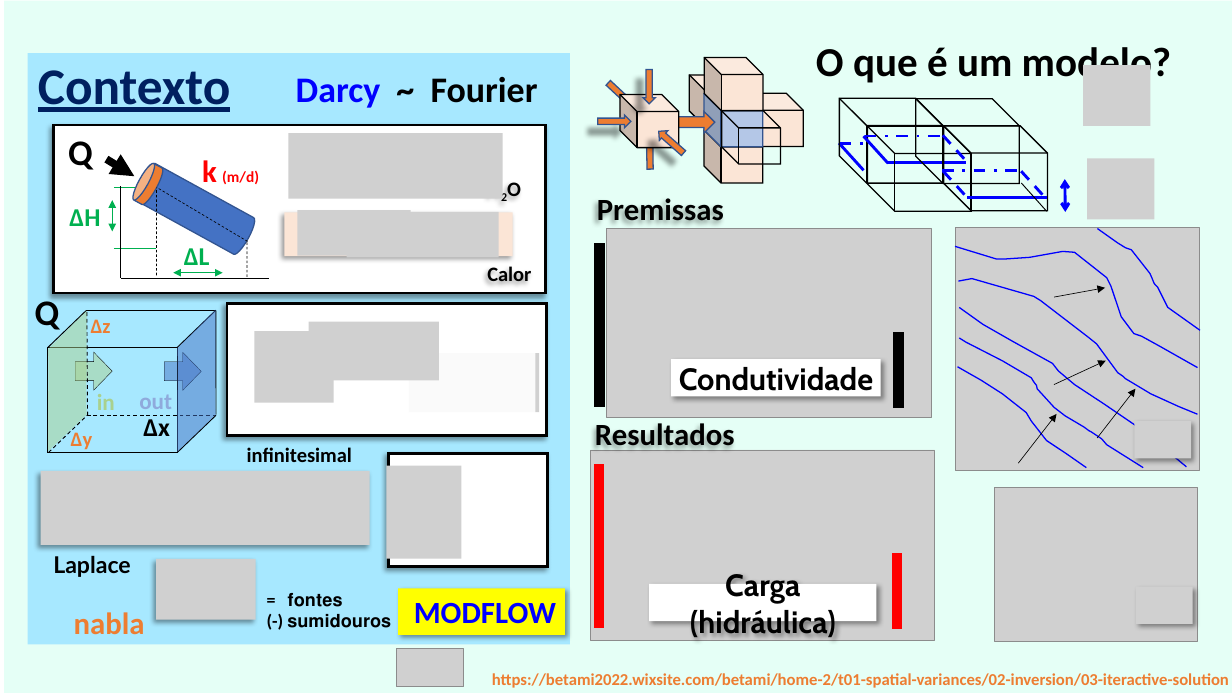
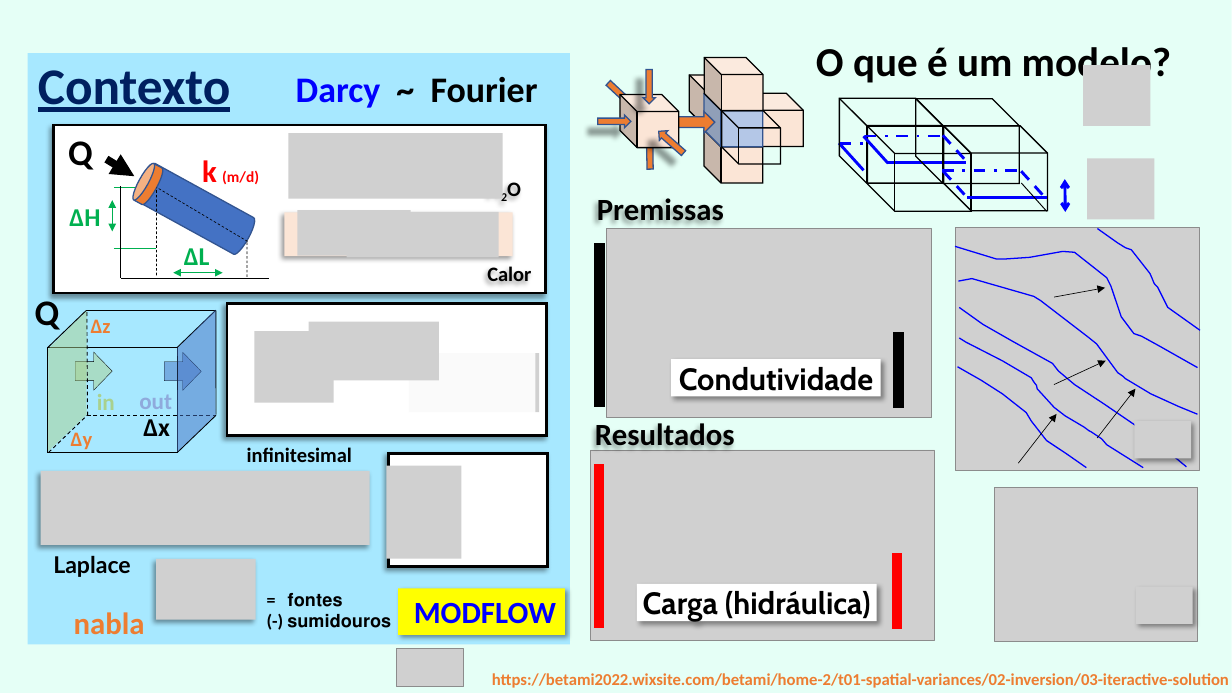
Before and after one commit to grossiRM/AM_FEG, a slide deck: slide 4 of Plano_V02_iii_AM_FEG/d_Topicos Especiais - Introducao a Manufatura Aditiva para Metais.pptx. Drawn at 1232x693 pixels with LibreOffice and Linux fonts; fonts in the diff are those of the drawing; grey boxes stand for pictures. Boxes give left, top, right and bottom in pixels: in the first picture for what was removed or moved away, otherwise in the second. Text is boxed around its words. In the diff, an @@ line names an element or a change of style, - is before the commit and + after.

```diff
--- a/Plano_V02_iii_AM_FEG/d_Topicos Especiais - Introducao a Manufatura Aditiva para Metais.pptx
+++ b/Plano_V02_iii_AM_FEG/d_Topicos Especiais - Introducao a Manufatura Aditiva para Metais.pptx
@@ rectangle: place and size @@
-rectangle at box(4, 1, 1232, 693)
+rectangle at box(0, 0, 1232, 693)
@@ rectangle "Carga (hidráulica)": place and size @@
-rectangle "Carga (hidráulica)" at box(650, 584, 877, 621)
+rectangle "Carga (hidráulica)" at box(637, 584, 876, 621)
```
Also in this commit, not shown: 10 other slides changed, 7 slides added, 1 slide removed, 10 other files.
